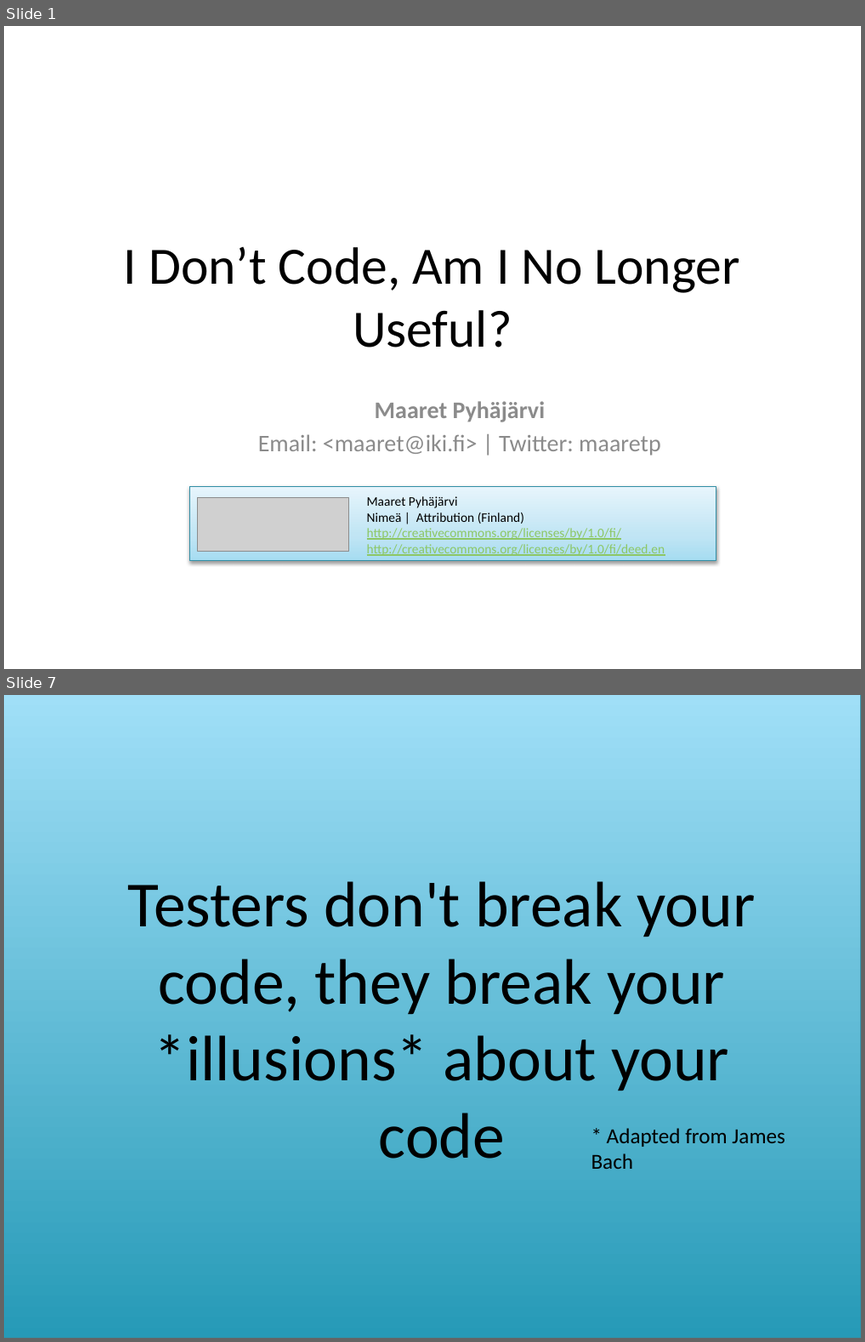
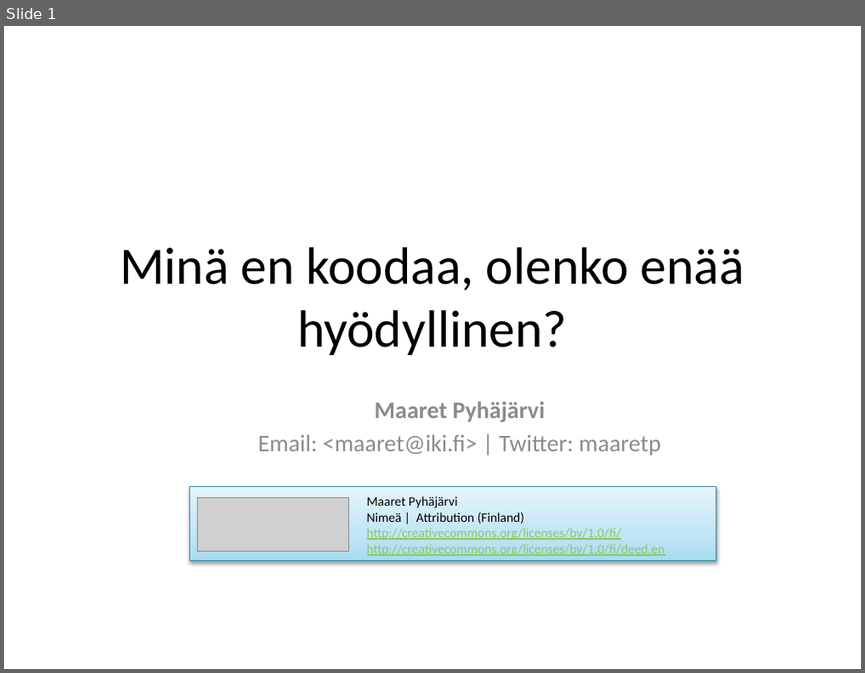
Before and after one commit to maaretp/IDoNotCodeTalk, a slide deck: IDon'tCode.pptx. Shown one above the other, each under a label of ours: slides 1 and 7 before the commit, slide 1 after it; the slides between them are not shown. The pictures are 865x1342 and 865x673 pixels, drawn with LibreOffice and Linux fonts; fonts in the diff are those of the drawing; grey boxes stand for pictures. Boxes give left, top, right and bottom in pixels: in the first picture for what was removed or moved away, otherwise in the second. Text is boxed around its words. In the diff, an @@ line names an element or a change of style, - is before the commit and + after.

```diff
--- a/IDon'tCode.pptx
+++ b/IDon'tCode.pptx
@@ slide 7 removed at [4,695,861,1338], background #FFFFFF @@
@@ rectangle removed at [4,695,861,1338] @@
@@ text removed at [128,881,755,1158] @@
-Testers don't break your code, they break your *illusions* about your code
@@ text removed at [591,1128,785,1168] @@
-* Adapted from James Bach
@@ slide 1 changed as well @@
@@ title at [120,247,744,355]: text changed @@
-I Don’t Code, Am I No Longer Useful?
+Minä en koodaa, olenko enää hyödyllinen?
```
Also in this commit, not shown: 3 other slides changed, 6 slides added, 5 other slides removed.
